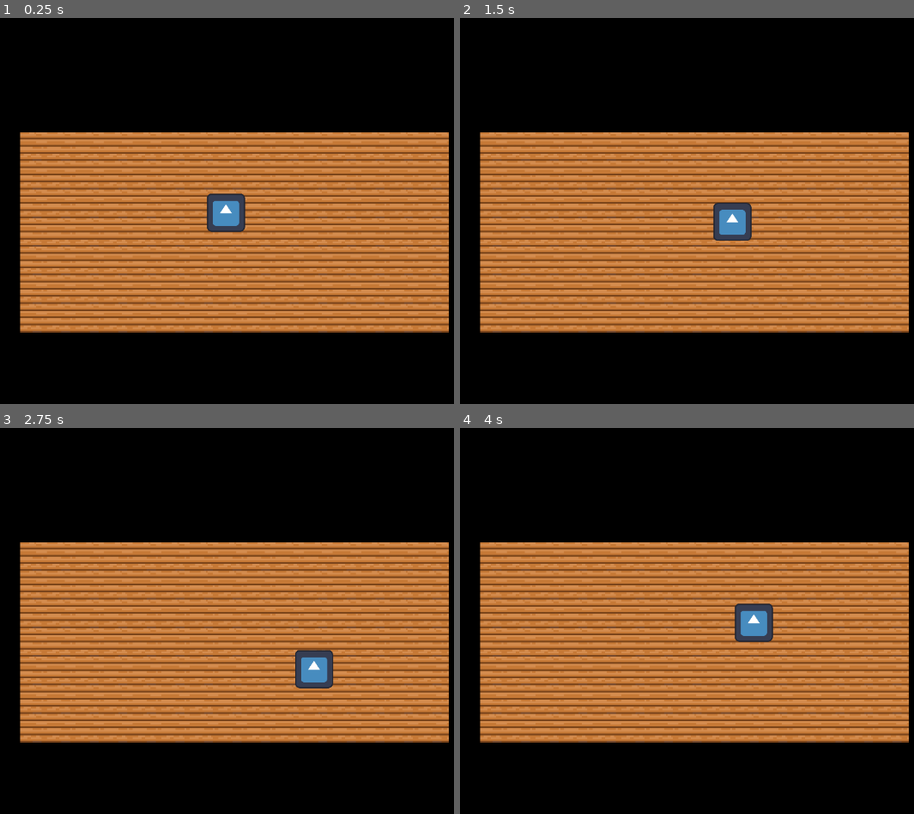
Above: before the commit, frames 1-4 (two rows, left to right).
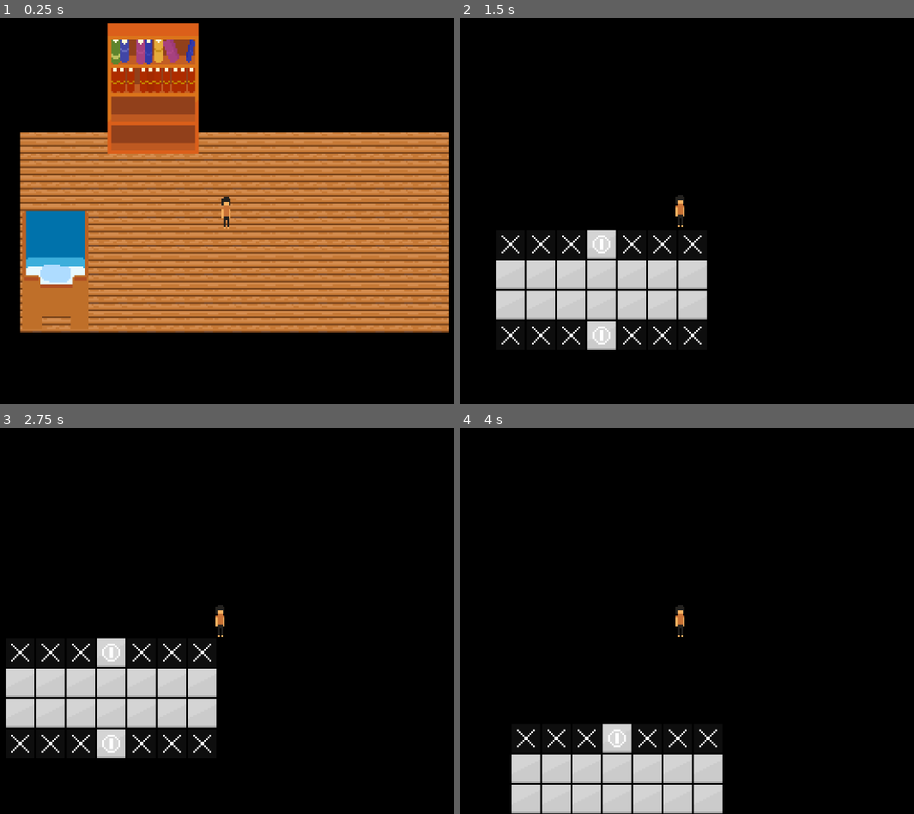
Above: after the commit, the same moments.

Repository: gaboslm/gamejam-2025
Game: Godot game, scene res://game.tscn
Two runs of this game, one before a commit and one after it. Both use one fixed random seed, a clock stepped at 60 frames per second and the inputs below. The engine's default icon, where the game draws it, is replaced by a stand-in: a white triangle on a blue panel in a dark square.
Inputs:
- Up to frame 1 (0.25 s): no input
- Up to frame 2 (1.5 s): tap Enter at 0.5 s; hold D 0.53-1.28 s; hold Z 0.53-1.28 s; hold S from 1.28 s (still down); tap Z at 1.35 s
- Up to frame 3 (2.75 s): release S at 2.03 s; hold D from 2.03 s (still down); hold Z from 2.03 s (still down)
- Up to frame 4 (4 s): release D at 2.78 s; release Z at 2.78 s; hold W 2.78-3.53 s; tap Z at 2.85 s; hold A from 3.53 s (still down); hold Z from 3.53 s (still down)

The runs differ from the first frame. In frame 1, 11% of the frame differs, in the area x 4-55%, y 1-81%; in frame 2, 50%; in frame 3, 50%; in frame 4, 56%, in the area x 4-99%, y 29-100%.

Commit message:
Puzzles (no funcionales aún)

Diff:
--- /dev/null
+++ b/dream.tscn
@@ -0,0 +1,443 @@
+[gd_scene load_steps=12 format=3 uid="uid://dl6w87awujuty"]
+
+[ext_resource type="Texture2D" uid="uid://37kd3wd24w5q" path="res://assets/wood.png" id="1_pu4yq"]
+[ext_resource type="PackedScene" uid="uid://dh3dxqp3ui4ds" path="res://player.tscn" id="2_8mmqv"]
+[ext_resource type="PackedScene" uid="uid://v3oupo0c04c4" path="res://puzzle_grid.tscn" id="3_t4ffh"]
+[ext_resource type="PackedScene" uid="uid://cl06vl1fjxnp1" path="res://puzzle_tile.tscn" id="4_dhyxt"]
+[ext_resource type="Script" uid="uid://dfv3ncweevxpp" path="res://puzzle_tile.gd" id="5_pu4yq"]
+
+[sub_resource type="TileSetAtlasSource" id="TileSetAtlasSource_feb5d"]
+resource_name = "Wood"
+texture = ExtResource("1_pu4yq")
+0:0/0 = 0
+
+[sub_resource type="TileSet" id="TileSet_fc0e3"]
+sources/0 = SubResource("TileSetAtlasSource_feb5d")
+
+[sub_resource type="RectangleShape2D" id="RectangleShape2D_7jktm"]
+size = Vector2(60, 482.5)
+
+[sub_resource type="RectangleShape2D" id="RectangleShape2D_dhyxt"]
+size = Vector2(52, 1252.25)
+
+[sub_resource type="RectangleShape2D" id="RectangleShape2D_fc0e3"]
+size = Vector2(60, 482.5)
+
+[sub_resource type="RectangleShape2D" id="RectangleShape2D_feb5d"]
+size = Vector2(978, 28)
+
+[node name="Node2D" type="Node2D"]
+
+[node name="World" type="TileMapLayer" parent="."]
+scale = Vector2(3, 3)
+tile_set = SubResource("TileSet_fc0e3")
+
+[node name="WorldC" type="StaticBody2D" parent="."]
+
+[node name="CollisionShape2D" type="CollisionShape2D" parent="WorldC"]
+position = Vector2(374, -54)
+shape = SubResource("RectangleShape2D_7jktm")
+
+[node name="CollisionShape2D9" type="CollisionShape2D" parent="WorldC"]
+position = Vector2(349, -895)
+shape = SubResource("RectangleShape2D_dhyxt")
+
+[node name="CollisionShape2D10" type="CollisionShape2D" parent="WorldC"]
+position = Vector2(777, -892)
+shape = SubResource("RectangleShape2D_dhyxt")
+
+[node name="CollisionShape2D5" type="CollisionShape2D" parent="WorldC"]
+position = Vector2(370, 700)
+shape = SubResource("RectangleShape2D_7jktm")
+
+[node name="CollisionShape2D6" type="CollisionShape2D" parent="WorldC"]
+position = Vector2(751, 697)
+shape = SubResource("RectangleShape2D_7jktm")
+
+[node name="CollisionShape2D3" type="CollisionShape2D" parent="WorldC"]
+position = Vector2(752, -46)
+shape = SubResource("RectangleShape2D_fc0e3")
+
+[node name="CollisionShape2D2" type="CollisionShape2D" parent="WorldC"]
+position = Vector2(1220, 181)
+shape = SubResource("RectangleShape2D_feb5d")
+
+[node name="CollisionShape2D8" type="CollisionShape2D" parent="WorldC"]
+position = Vector2(1213, 470)
+shape = SubResource("RectangleShape2D_feb5d")
+
+[node name="CollisionShape2D4" type="CollisionShape2D" parent="WorldC"]
+position = Vector2(-88, 475)
+shape = SubResource("RectangleShape2D_feb5d")
+
+[node name="CollisionShape2D7" type="CollisionShape2D" parent="WorldC"]
+position = Vector2(-85, 181)
+shape = SubResource("RectangleShape2D_feb5d")
+
+[node name="Puzzle1" parent="." instance=ExtResource("3_t4ffh")]
+position = Vector2(384, -1467)
+width = 7
+height = 4
+
+[node name="tile_0_0" parent="Puzzle1" instance=ExtResource("4_dhyxt")]
+symbol = 3
+
+[node name="tile_0_1" parent="Puzzle1" instance=ExtResource("4_dhyxt")]
+position = Vector2(0, 51)
+
+[node name="tile_1_0" parent="Puzzle1" instance=ExtResource("4_dhyxt")]
+position = Vector2(51, 0)
+symbol = 3
+
+[node name="tile_1_1" parent="Puzzle1" instance=ExtResource("4_dhyxt")]
+position = Vector2(51, 51)
+
+[node name="tile_2_0" parent="Puzzle1" instance=ExtResource("4_dhyxt")]
+position = Vector2(102, 0)
+symbol = 3
+
+[node name="tile_2_1" parent="Puzzle1" instance=ExtResource("4_dhyxt")]
+position = Vector2(102, 51)
+
+[node name="tile_3_0" parent="Puzzle1" instance=ExtResource("4_dhyxt")]
+position = Vector2(153, 0)
+symbol = 4
+
+[node name="tile_3_1" parent="Puzzle1" instance=ExtResource("4_dhyxt")]
+position = Vector2(153, 51)
+
+[node name="tile_4_0" parent="Puzzle1" instance=ExtResource("4_dhyxt")]
+position = Vector2(204, 0)
+symbol = 3
+
+[node name="tile_4_1" parent="Puzzle1" instance=ExtResource("4_dhyxt")]
+position = Vector2(204, 51)
+
+[node name="tile_5_0" parent="Puzzle1" instance=ExtResource("4_dhyxt")]
+position = Vector2(255, 0)
+symbol = 3
+
+[node name="tile_5_1" parent="Puzzle1" instance=ExtResource("4_dhyxt")]
+position = Vector2(255, 51)
+
+[node name="tile_0_2" parent="Puzzle1" instance=ExtResource("4_dhyxt")]
+position = Vector2(0, 102)
+
+[node name="tile_1_2" parent="Puzzle1" instance=ExtResource("4_dhyxt")]
+position = Vector2(51, 102)
+
+[node name="tile_2_2" parent="Puzzle1" instance=ExtResource("4_dhyxt")]
+position = Vector2(102, 102)
+
+[node name="tile_3_2" parent="Puzzle1" instance=ExtResource("4_dhyxt")]
+position = Vector2(153, 102)
+
+[node name="tile_4_2" parent="Puzzle1" instance=ExtResource("4_dhyxt")]
+position = Vector2(204, 102)
+
+[node name="tile_5_2" parent="Puzzle1" instance=ExtResource("4_dhyxt")]
+position = Vector2(255, 102)
+
+[node name="tile_0_3" parent="Puzzle1" instance=ExtResource("4_dhyxt")]
+position = Vector2(0, 153)
+symbol = 3
+
+[node name="tile_1_3" parent="Puzzle1" instance=ExtResource("4_dhyxt")]
+position = Vector2(51, 153)
+symbol = 3
+
+[node name="tile_2_3" parent="Puzzle1" instance=ExtResource("4_dhyxt")]
+position = Vector2(102, 153)
+symbol = 3
+
+[node name="tile_3_3" parent="Puzzle1" instance=ExtResource("4_dhyxt")]
+position = Vector2(153, 153)
+symbol = 4
+
+[node name="tile_4_3" parent="Puzzle1" instance=ExtResource("4_dhyxt")]
+position = Vector2(204, 153)
+symbol = 3
+
+[node name="tile_5_3" parent="Puzzle1" instance=ExtResource("4_dhyxt")]
+position = Vector2(255, 153)
+symbol = 3
+
+[node name="tile_6_0" parent="Puzzle1" instance=ExtResource("4_dhyxt")]
+position = Vector2(306, 0)
+symbol = 3
+
+[node name="tile_6_1" parent="Puzzle1" instance=ExtResource("4_dhyxt")]
+position = Vector2(306, 51)
+
+[node name="tile_6_2" parent="Puzzle1" instance=ExtResource("4_dhyxt")]
+position = Vector2(306, 102)
+
+[node name="tile_6_3" parent="Puzzle1" instance=ExtResource("4_dhyxt")]
+position = Vector2(306, 153)
+symbol = 3
+
+[node name="Puzzle2" parent="." instance=ExtResource("3_t4ffh")]
+position = Vector2(384, -1025)
+width = 7
+height = 4
+
+[node name="tile_0_0" parent="Puzzle2" instance=ExtResource("4_dhyxt")]
+symbol = 3
+
+[node name="tile_0_1" parent="Puzzle2" instance=ExtResource("4_dhyxt")]
+position = Vector2(0, 51)
+
+[node name="tile_1_0" parent="Puzzle2" instance=ExtResource("4_dhyxt")]
+position = Vector2(51, 0)
+symbol = 3
+
+[node name="tile_1_1" parent="Puzzle2" instance=ExtResource("4_dhyxt")]
+position = Vector2(51, 51)
+
+[node name="tile_2_0" parent="Puzzle2" instance=ExtResource("4_dhyxt")]
+position = Vector2(102, 0)
+symbol = 3
+
+[node name="tile_2_1" parent="Puzzle2" instance=ExtResource("4_dhyxt")]
+position = Vector2(102, 51)
+
+[node name="tile_3_0" parent="Puzzle2" instance=ExtResource("4_dhyxt")]
+position = Vector2(153, 0)
+symbol = 4
+
+[node name="tile_3_1" parent="Puzzle2" instance=ExtResource("4_dhyxt")]
+position = Vector2(153, 51)
+
+[node name="tile_4_0" parent="Puzzle2" instance=ExtResource("4_dhyxt")]
+position = Vector2(204, 0)
+symbol = 3
+
+[node name="tile_4_1" parent="Puzzle2" instance=ExtResource("4_dhyxt")]
+position = Vector2(204, 51)
+
+[node name="tile_5_0" parent="Puzzle2" instance=ExtResource("4_dhyxt")]
+position = Vector2(255, 0)
+symbol = 3
+
+[node name="tile_5_1" parent="Puzzle2" instance=ExtResource("4_dhyxt")]
+position = Vector2(255, 51)
+
+[node name="tile_0_2" parent="Puzzle2" instance=ExtResource("4_dhyxt")]
+position = Vector2(0, 102)
+
+[node name="tile_1_2" parent="Puzzle2" instance=ExtResource("4_dhyxt")]
+position = Vector2(51, 102)
+
+[node name="tile_2_2" parent="Puzzle2" instance=ExtResource("4_dhyxt")]
+position = Vector2(102, 102)
+
+[node name="tile_3_2" parent="Puzzle2" instance=ExtResource("4_dhyxt")]
+position = Vector2(153, 102)
+
+[node name="tile_4_2" parent="Puzzle2" instance=ExtResource("4_dhyxt")]
+position = Vector2(204, 102)
+
+[node name="tile_5_2" parent="Puzzle2" instance=ExtResource("4_dhyxt")]
+position = Vector2(255, 102)
+
+[node name="tile_0_3" parent="Puzzle2" instance=ExtResource("4_dhyxt")]
+position = Vector2(0, 153)
+symbol = 3
+
+[node name="tile_1_3" parent="Puzzle2" instance=ExtResource("4_dhyxt")]
+position = Vector2(51, 153)
+symbol = 3
+
+[node name="tile_2_3" parent="Puzzle2" instance=ExtResource("4_dhyxt")]
+position = Vector2(102, 153)
+symbol = 3
+
+[node name="tile_3_3" parent="Puzzle2" instance=ExtResource("4_dhyxt")]
+position = Vector2(153, 153)
+
+[node name="tile_4_3" parent="Puzzle2" instance=ExtResource("4_dhyxt")]
+position = Vector2(204, 153)
+symbol = 3
+
+[node name="tile_5_3" parent="Puzzle2" instance=ExtResource("4_dhyxt")]
+position = Vector2(255, 153)
+symbol = 4
+
+[node name="tile_6_0" parent="Puzzle2" instance=ExtResource("4_dhyxt")]
+position = Vector2(306, 0)
+symbol = 3
+
+[node name="tile_6_1" parent="Puzzle2" instance=ExtResource("4_dhyxt")]
+position = Vector2(306, 51)
+
+[node name="tile_6_2" parent="Puzzle2" instance=ExtResource("4_dhyxt")]
+position = Vector2(306, 102)
+
+[node name="tile_6_3" parent="Puzzle2" instance=ExtResource("4_dhyxt")]
+position = Vector2(306, 153)
+symbol = 3
+
+[node name="Puzzle3" parent="." instance=ExtResource("3_t4ffh")]
+position = Vector2(384, -603)
+width = 7
+height = 6
+
+[node name="tile_0_0" parent="Puzzle3" instance=ExtResource("4_dhyxt")]
+symbol = 3
+
+[node name="tile_0_1" parent="Puzzle3" instance=ExtResource("4_dhyxt")]
+position = Vector2(0, 51)
+
+[node name="tile_1_0" parent="Puzzle3" instance=ExtResource("4_dhyxt")]
+position = Vector2(51, 0)
+symbol = 3
+
+[node name="tile_1_1" parent="Puzzle3" instance=ExtResource("4_dhyxt")]
+position = Vector2(51, 51)
+
+[node name="tile_2_0" parent="Puzzle3" instance=ExtResource("4_dhyxt")]
+position = Vector2(102, 0)
+symbol = 3
+
+[node name="tile_2_1" parent="Puzzle3" instance=ExtResource("4_dhyxt")]
+position = Vector2(102, 51)
+
+[node name="tile_3_0" parent="Puzzle3" instance=ExtResource("4_dhyxt")]
+position = Vector2(153, 0)
+symbol = 4
+
+[node name="tile_3_1" parent="Puzzle3" instance=ExtResource("4_dhyxt")]
+position = Vector2(153, 51)
+
+[node name="tile_4_0" parent="Puzzle3" instance=ExtResource("4_dhyxt")]
+position = Vector2(204, 0)
+symbol = 3
+
+[node name="tile_4_1" parent="Puzzle3" instance=ExtResource("4_dhyxt")]
+position = Vector2(204, 51)
+
+[node name="tile_5_0" parent="Puzzle3" instance=ExtResource("4_dhyxt")]
+position = Vector2(255, 0)
+symbol = 3
+
+[node name="tile_5_1" parent="Puzzle3" instance=ExtResource("4_dhyxt")]
+position = Vector2(255, 51)
+
+[node name="tile_0_2" parent="Puzzle3" instance=ExtResource("4_dhyxt")]
+position = Vector2(0, 102)
+
+[node name="tile_1_2" parent="Puzzle3" instance=ExtResource("4_dhyxt")]
+position = Vector2(51, 102)
+symbol = 4
+
+[node name="tile_2_2" parent="Puzzle3" instance=ExtResource("4_dhyxt")]
+position = Vector2(102, 102)
+
+[node name="tile_3_2" parent="Puzzle3" instance=ExtResource("4_dhyxt")]
+position = Vector2(153, 102)
+
+[node name="tile_4_2" parent="Puzzle3" instance=ExtResource("4_dhyxt")]
+position = Vector2(204, 102)
+
+[node name="tile_5_2" parent="Puzzle3" instance=ExtResource("4_dhyxt")]
+position = Vector2(255, 102)
+
+[node name="tile_0_3" parent="Puzzle3" instance=ExtResource("4_dhyxt")]
+position = Vector2(0, 153)
+
+[node name="tile_1_3" parent="Puzzle3" instance=ExtResource("4_dhyxt")]
+position = Vector2(51, 153)
+
+[node name="tile_2_3" parent="Puzzle3" instance=ExtResource("4_dhyxt")]
+position = Vector2(102, 153)
+
+[node name="tile_3_3" parent="Puzzle3" instance=ExtResource("4_dhyxt")]
+position = Vector2(153, 153)
+
+[node name="tile_4_3" parent="Puzzle3" instance=ExtResource("4_dhyxt")]
+position = Vector2(204, 153)
+
+[node name="tile_5_3" parent="Puzzle3" instance=ExtResource("4_dhyxt")]
+position = Vector2(255, 153)
+symbol = 4
+
+[node name="tile_6_0" parent="Puzzle3" instance=ExtResource("4_dhyxt")]
+position = Vector2(306, 0)
+symbol = 3
+
+[node name="tile_6_1" parent="Puzzle3" instance=ExtResource("4_dhyxt")]
+position = Vector2(306, 51)
+
+[node name="tile_6_2" parent="Puzzle3" instance=ExtResource("4_dhyxt")]
+position = Vector2(306, 102)
+
+[node name="tile_6_3" parent="Puzzle3" instance=ExtResource("4_dhyxt")]
+position = Vector2(306, 153)
+
+[node name="tile_0_4" type="Node2D" parent="Puzzle3" instance=ExtResource("4_dhyxt")]
+position = Vector2(0, 204)
+script = ExtResource("5_pu4yq")
+
+[node name="tile_1_4" type="Node2D" parent="Puzzle3" instance=ExtResource("4_dhyxt")]
+position = Vector2(51, 204)
+script = ExtResource("5_pu4yq")
+
+[node name="tile_2_4" type="Node2D" parent="Puzzle3" instance=ExtResource("4_dhyxt")]
+position = Vector2(102, 204)
+script = ExtResource("5_pu4yq")
+
+[node name="tile_3_4" type="Node2D" parent="Puzzle3" instance=ExtResource("4_dhyxt")]
+position = Vector2(153, 204)
+script = ExtResource("5_pu4yq")
+
+[node name="tile_4_4" type="Node2D" parent="Puzzle3" instance=ExtResource("4_dhyxt")]
+position = Vector2(204, 204)
+script = ExtResource("5_pu4yq")
+
+[node name="tile_5_4" type="Node2D" parent="Puzzle3" instance=ExtResource("4_dhyxt")]
+position = Vector2(255, 204)
+script = ExtResource("5_pu4yq")
+
+[node name="tile_6_4" type="Node2D" parent="Puzzle3" instance=ExtResource("4_dhyxt")]
+position = Vector2(306, 204)
+script = ExtResource("5_pu4yq")
+
+[node name="tile_0_5" type="Node2D" parent="Puzzle3" instance=ExtResource("4_dhyxt")]
+position = Vector2(0, 255)
+script = ExtResource("5_pu4yq")
+symbol = 3
+
+[node name="tile_1_5" type="Node2D" parent="Puzzle3" instance=ExtResource("4_dhyxt")]
+position = Vector2(51, 255)
+script = ExtResource("5_pu4yq")
+symbol = 3
+
+[node name="tile_2_5" type="Node2D" parent="Puzzle3" instance=ExtResource("4_dhyxt")]
+position = Vector2(102, 255)
+script = ExtResource("5_pu4yq")
+symbol = 3
+
+[node name="tile_3_5" type="Node2D" parent="Puzzle3" instance=ExtResource("4_dhyxt")]
+position = Vector2(153, 255)
+script = ExtResource("5_pu4yq")
+symbol = 4
+
+[node name="tile_4_5" type="Node2D" parent="Puzzle3" instance=ExtResource("4_dhyxt")]
+position = Vector2(204, 255)
+script = ExtResource("5_pu4yq")
+symbol = 3
+
+[node name="tile_5_5" type="Node2D" parent="Puzzle3" instance=ExtResource("4_dhyxt")]
+position = Vector2(255, 255)
+script = ExtResource("5_pu4yq")
+symbol = 3
+
+[node name="tile_6_5" type="Node2D" parent="Puzzle3" instance=ExtResource("4_dhyxt")]
+position = Vector2(306, 255)
+script = ExtResource("5_pu4yq")
+symbol = 3
+
+[node name="Player" parent="." instance=ExtResource("2_8mmqv")]
+position = Vector2(555, -1527)
+
+[node name="Camera2D" type="Camera2D" parent="Player"]
--- a/game.tscn
+++ b/game.tscn
@@ -1,7 +1,11 @@
-[gd_scene load_steps=8 format=4 uid="uid://b2x6a26j8nw1u"]
+[gd_scene load_steps=14 format=4 uid="uid://b2x6a26j8nw1u"]
 
 [ext_resource type="PackedScene" uid="uid://dh3dxqp3ui4ds" path="res://player.tscn" id="1_80nbo"]
 [ext_resource type="Texture2D" uid="uid://37kd3wd24w5q" path="res://assets/wood.png" id="2_e2o6t"]
+[ext_resource type="Texture2D" uid="uid://cl1m628ibl4xd" path="res://assets/bed.png" id="3_feb5d"]
+[ext_resource type="Texture2D" uid="uid://boc2xy3dqiq60" path="res://assets/bookshelf.png" id="4_fc0e3"]
+[ext_resource type="Script" uid="uid://dhp16d1me46ue" path="res://inspectable.gd" id="5_7jktm"]
+[ext_resource type="Script" uid="uid://cpjgq3e41vx7l" path="res://inspect_bed.gd" id="6_ryrav"]
 
 [sub_resource type="TileSetAtlasSource" id="TileSetAtlasSource_feb5d"]
 resource_name = "Wood"
@@ -11,14 +15,20 @@
 [sub_resource type="TileSet" id="TileSet_fc0e3"]
 sources/0 = SubResource("TileSetAtlasSource_feb5d")
 
-[sub_resource type="RectangleShape2D" id="RectangleShape2D_e2o6t"]
+[sub_resource type="RectangleShape2D" id="RectangleShape2D_7jktm"]
 size = Vector2(60, 482.5)
+
+[sub_resource type="RectangleShape2D" id="RectangleShape2D_ryrav"]
+size = Vector2(111, 173)
 
 [sub_resource type="RectangleShape2D" id="RectangleShape2D_fc0e3"]
 size = Vector2(60, 482.5)
 
 [sub_resource type="RectangleShape2D" id="RectangleShape2D_feb5d"]
 size = Vector2(978, 28)
+
+[sub_resource type="RectangleShape2D" id="RectangleShape2D_eow3j"]
+size = Vector2(159, 241)
 
 [node name="Node2D" type="Node2D"]
 
@@ -31,7 +41,11 @@
 
 [node name="CollisionShape2D" type="CollisionShape2D" parent="WorldC"]
 position = Vector2(210, 329)
-shape = SubResource("RectangleShape2D_e2o6t")
+shape = SubResource("RectangleShape2D_7jktm")
+
+[node name="CollisionShape2D5" type="CollisionShape2D" parent="WorldC"]
+position = Vector2(299.5, 435.5)
+shape = SubResource("RectangleShape2D_ryrav")
 
 [node name="CollisionShape2D3" type="CollisionShape2D" parent="WorldC"]
 position = Vector2(990, 319)
@@ -47,3 +61,28 @@
 
 [node name="Player" parent="." instance=ExtResource("1_80nbo")]
 position = Vector2(586, 327)
+
+[node name="Bed" type="Sprite2D" parent="."]
+position = Vector2(244, 324)
+scale = Vector2(3, 3)
+texture = ExtResource("3_feb5d")
+centered = false
+
+[node name="Bookshelf" type="Sprite2D" parent="."]
+position = Vector2(387, 9)
+scale = Vector2(3, 3)
+texture = ExtResource("4_fc0e3")
+centered = false
+
+[node name="Area2D" type="Area2D" parent="."]
+script = ExtResource("5_7jktm")
+
+[node name="CollisionShape2D" type="CollisionShape2D" parent="Area2D"]
+position = Vector2(302.5, 422.5)
+shape = SubResource("RectangleShape2D_eow3j")
+
+[node name="Inspected" type="Node" parent="Area2D"]
+script = ExtResource("6_ryrav")
+
+[connection signal="body_entered" from="Area2D" to="Area2D" method="_on_body_entered"]
+[connection signal="body_exited" from="Area2D" to="Area2D" method="_on_body_exited"]
--- /dev/null
+++ b/inspect_bed.gd
@@ -0,0 +1,4 @@
+extends Node
+
+func inspected():
+	get_tree().change_scene_to_file("res://dream.tscn")
--- /dev/null
+++ b/inspectable.gd
@@ -0,0 +1,13 @@
+extends Area2D
+
+var inspect_this := false
+
+func _on_body_entered(body: Node2D) -> void:
+	inspect_this = true
+
+func _on_body_exited(body: Node2D) -> void:
+	inspect_this = false
+
+func _process(delta: float) -> void:
+	if Input.is_key_pressed(KEY_Z):
+		$Inspected.inspected()
--- a/player.gd
+++ b/player.gd
@@ -1,6 +1,6 @@
 extends CharacterBody2D
 
-const MAX_VEL := 110.0
+const MAX_VEL := 200.0
 
 func _process(delta: float):
 	var gamma := 60.0 * delta
--- a/player.tscn
+++ b/player.tscn
@@ -1,18 +1,19 @@
 [gd_scene load_steps=4 format=3 uid="uid://dh3dxqp3ui4ds"]
 
 [ext_resource type="Script" uid="uid://popyalsi0igr" path="res://player.gd" id="1_4flbx"]
-[ext_resource type="Texture2D" uid="uid://djfr8w8x8a0kb" path="res://icon.svg" id="2_onrkg"]
+[ext_resource type="Texture2D" uid="uid://ca7bair7g860e" path="res://assets/playerfront.png" id="2_onrkg"]
 
 [sub_resource type="RectangleShape2D" id="RectangleShape2D_mwb40"]
-size = Vector2(64, 64)
+size = Vector2(14, 13)
 
 [node name="Player" type="CharacterBody2D"]
 motion_mode = 1
 script = ExtResource("1_4flbx")
 
 [node name="CollisionShape2D" type="CollisionShape2D" parent="."]
+position = Vector2(0, 22.5)
 shape = SubResource("RectangleShape2D_mwb40")
 
 [node name="Sprite" type="Sprite2D" parent="."]
-scale = Vector2(0.5, 0.5)
+scale = Vector2(3, 3)
 texture = ExtResource("2_onrkg")
--- /dev/null
+++ b/puzzle_grid.gd
@@ -0,0 +1,31 @@
+@tool
+extends Node2D
+
+@export
+var width := 0
+@export
+var height := 0
+
+var prev := Vector2.ZERO
+
+var grid := {}
+
+func _process(delta: float) -> void:
+	if !Engine.is_editor_hint():
+		return
+	var thing = preload("res://puzzle_tile.tscn")
+	var newprev = Vector2(width, height)
+	if newprev != prev:
+		prev = newprev
+
+		for x in width:
+			for y in height:
+				var name := "tile_" + str(x) + "_" + str(y)
+				if get_node(name):
+					continue
+				var instance = thing.instantiate()
+				instance.name = name
+				instance.position.x = x * 17 * 3
+				instance.position.y = y * 17 * 3
+				add_child(instance)
+				instance.owner = get_tree().edited_scene_root
--- /dev/null
+++ b/puzzle_grid.tscn
@@ -0,0 +1,8 @@
+[gd_scene load_steps=2 format=3 uid="uid://v3oupo0c04c4"]
+
+[ext_resource type="Script" uid="uid://csrcsxmj32rd5" path="res://puzzle_grid.gd" id="1_nef7l"]
+
+[node name="PuzzleGrid" type="Node2D"]
+script = ExtResource("1_nef7l")
+width = 1
+height = 1
--- /dev/null
+++ b/puzzle_tile.gd
@@ -0,0 +1,36 @@
+@tool
+extends Node2D
+
+enum SYMBOLS {
+	None,
+	BlackSquare,
+	WhiteSquare,
+	Wall,
+	Start,
+	End
+}
+
+var pressed := false
+
+@export
+var symbol := SYMBOLS.None
+
+func _process(delta: float) -> void:
+	if pressed:
+		$Sprite.texture = preload("res://assets/puzzlepressed.png")
+	else:
+		$Sprite.texture = preload("res://assets/puzzletile.png")
+
+	$Symbol.visible = symbol != SYMBOLS.None
+	$StaticBody2D/CollisionShape2D.disabled = symbol != SYMBOLS.Wall
+	match symbol:
+		SYMBOLS.BlackSquare:
+			$Symbol.texture = preload("res://assets/blacktile.png")
+		SYMBOLS.WhiteSquare:
+			$Symbol.texture = preload("res://assets/whitetile.png")
+		SYMBOLS.Wall:
+			$Symbol.texture = preload("res://assets/puzzleblocked.png")
+		SYMBOLS.Start:
+			$Symbol.texture = preload("res://assets/start.png")
+		SYMBOLS.End:
+			$Symbol.texture = preload("res://assets/end.png")
--- /dev/null
+++ b/puzzle_tile.tscn
@@ -0,0 +1,28 @@
+[gd_scene load_steps=5 format=3 uid="uid://cl06vl1fjxnp1"]
+
+[ext_resource type="Script" uid="uid://dfv3ncweevxpp" path="res://puzzle_tile.gd" id="1_7qxln"]
+[ext_resource type="Texture2D" uid="uid://dqlcfwoht6hvi" path="res://assets/puzzletile.png" id="1_jekb2"]
+[ext_resource type="Texture2D" uid="uid://d1f537yn0xerq" path="res://assets/blacktile.png" id="3_42vx8"]
+
+[sub_resource type="RectangleShape2D" id="RectangleShape2D_42vx8"]
+size = Vector2(48, 48)
+
+[node name="PuzzleTile" type="Node2D"]
+script = ExtResource("1_7qxln")
+
+[node name="Sprite" type="Sprite2D" parent="."]
+scale = Vector2(3, 3)
+texture = ExtResource("1_jekb2")
+centered = false
+
+[node name="Symbol" type="Sprite2D" parent="."]
+visible = false
+scale = Vector2(3, 3)
+texture = ExtResource("3_42vx8")
+centered = false
+
+[node name="StaticBody2D" type="StaticBody2D" parent="."]
+
+[node name="CollisionShape2D" type="CollisionShape2D" parent="StaticBody2D"]
+position = Vector2(24, 24)
+shape = SubResource("RectangleShape2D_42vx8")
Binary file added: assets/bed.png
Not shown, added: assets/bed.png.import
Binary file added: assets/blacktile.png
Not shown, added: assets/blacktile.png.import
Binary file added: assets/bookshelf.png
Not shown, added: assets/bookshelf.png.import
Binary file added: assets/editable/bed.aseprite
Binary file added: assets/editable/bookshelf.aseprite
Binary file added: assets/editable/puzzletile.aseprite
Binary file added: assets/end.png
Not shown, added: assets/end.png.import
Binary file added: assets/playerfront.png
(and 15 more such lines)
